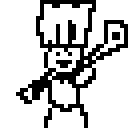
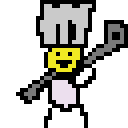
Layer changes from the first 128 x 128 image to the second:
painted on "Layer 1" over (24, 4, 124, 108)
